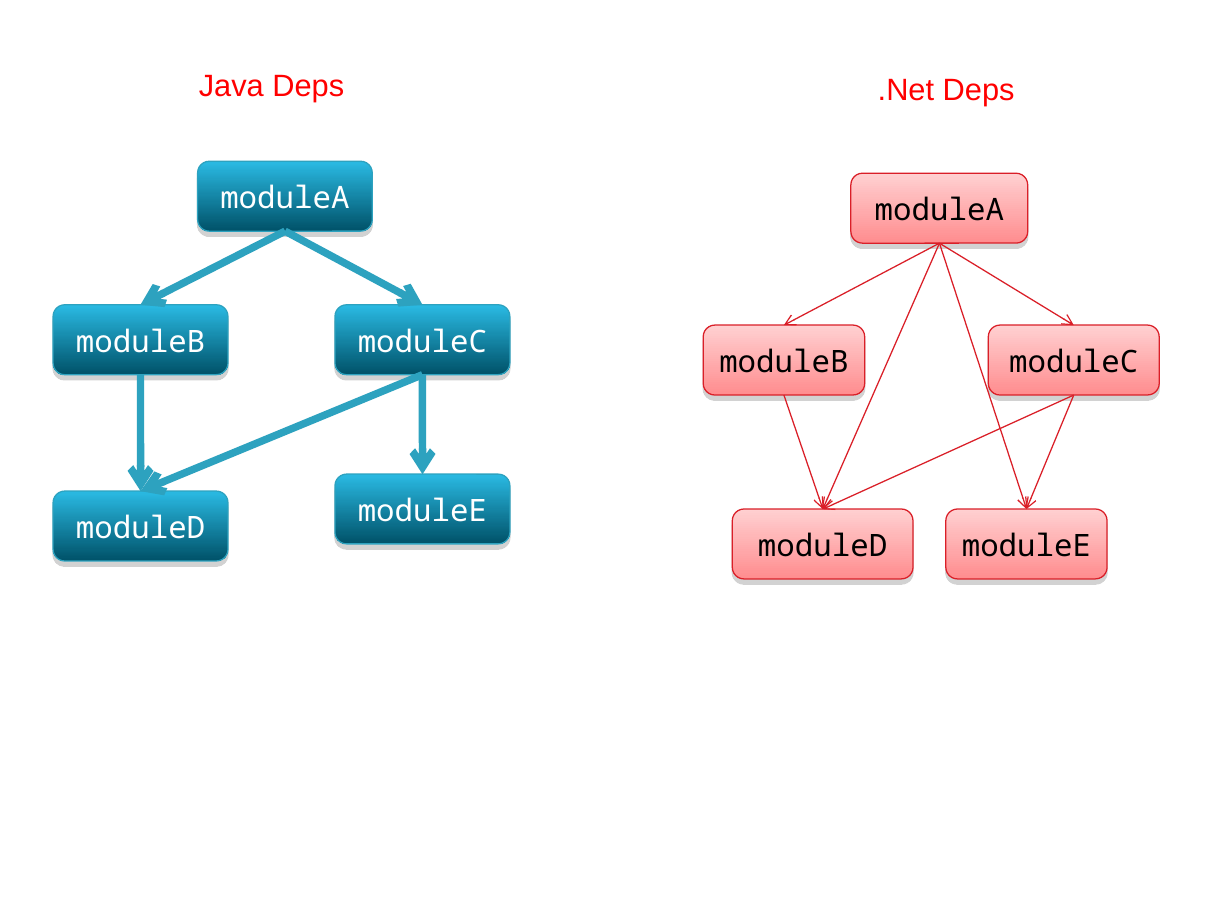
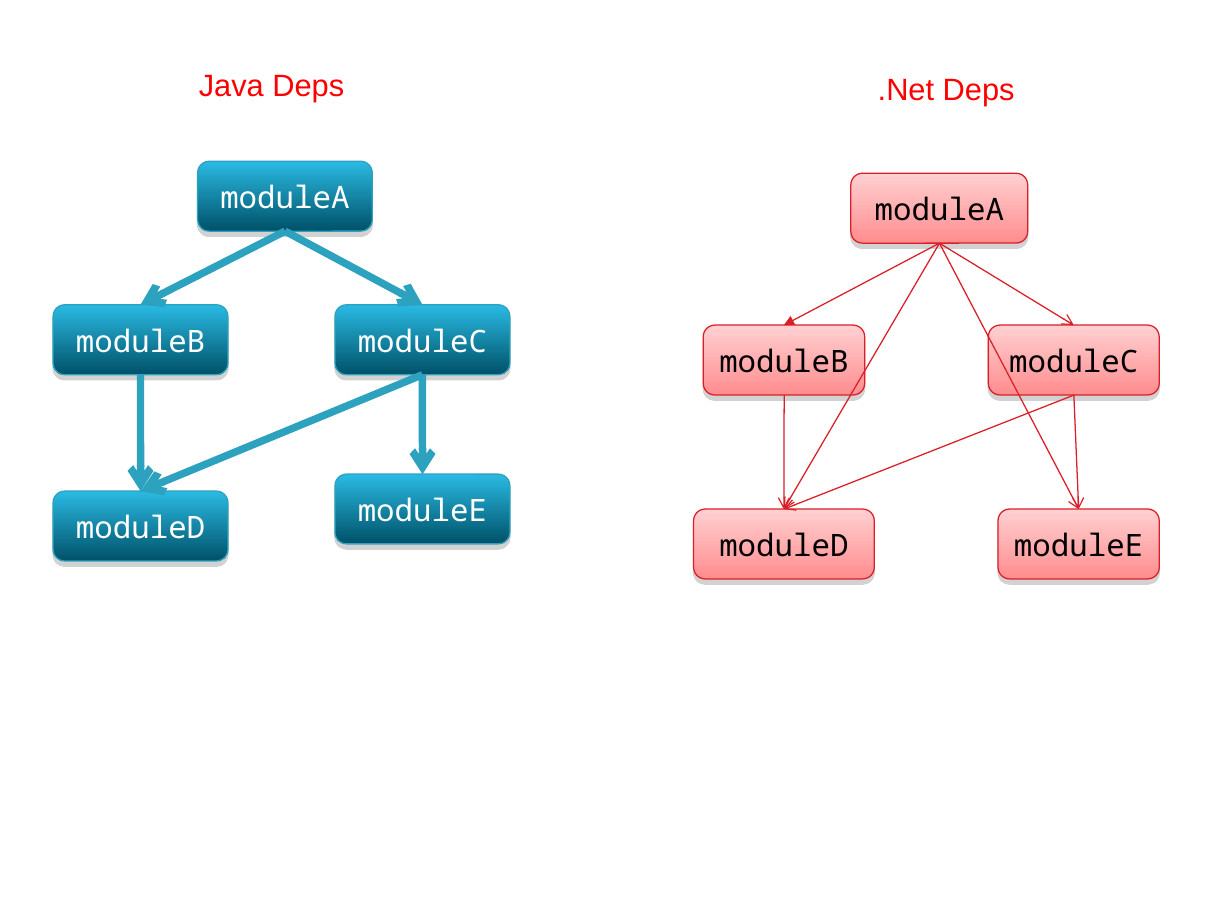
Before and after one commit to rundis/GradleJZ2012, a slide deck: slide 26 of GradleYourBuild.ppt (slide 28 before the commit). Drawn at 1232x924 pixels with LibreOffice and Linux fonts; fonts in the diff are those of the drawing. Boxes give left, top, right and bottom in pixels: in the first picture for what was removed or moved away, otherwise in the second. Text is boxed around its words. In the diff, an @@ line names an element or a change of style, - is before the commit and + after.

```diff
--- a/GradleYourBuild.ppt
+++ b/GradleYourBuild.ppt
@@ arrow (940, 243) - (784, 325): arrowheads changed @@
@@ arrow moved from (940, 243) - (823, 509) to (940, 243) - (784, 509) @@
@@ arrow moved from (940, 243) - (1026, 509) to (940, 243) - (1079, 509) @@
@@ arrow moved from (1074, 395) - (823, 509) to (1074, 395) - (784, 509) @@
@@ arrow moved from (784, 395) - (823, 509) to (784, 395) - (784, 509) @@
@@ arrow moved from (1074, 395) - (1026, 509) to (1074, 395) - (1079, 509) @@
@@ rounded rectangle "moduleD": place and size @@
-rounded rectangle "moduleD" at [732,509,913,579]
+rounded rectangle "moduleD" at [694,509,875,579]
@@ rounded rectangle "moduleE": place and size @@
-rounded rectangle "moduleE" at [946,509,1108,579]
+rounded rectangle "moduleE" at [998,509,1159,579]
```
Also in this commit, not shown: 16 other slides changed, 6 slides added, 8 slides removed.
